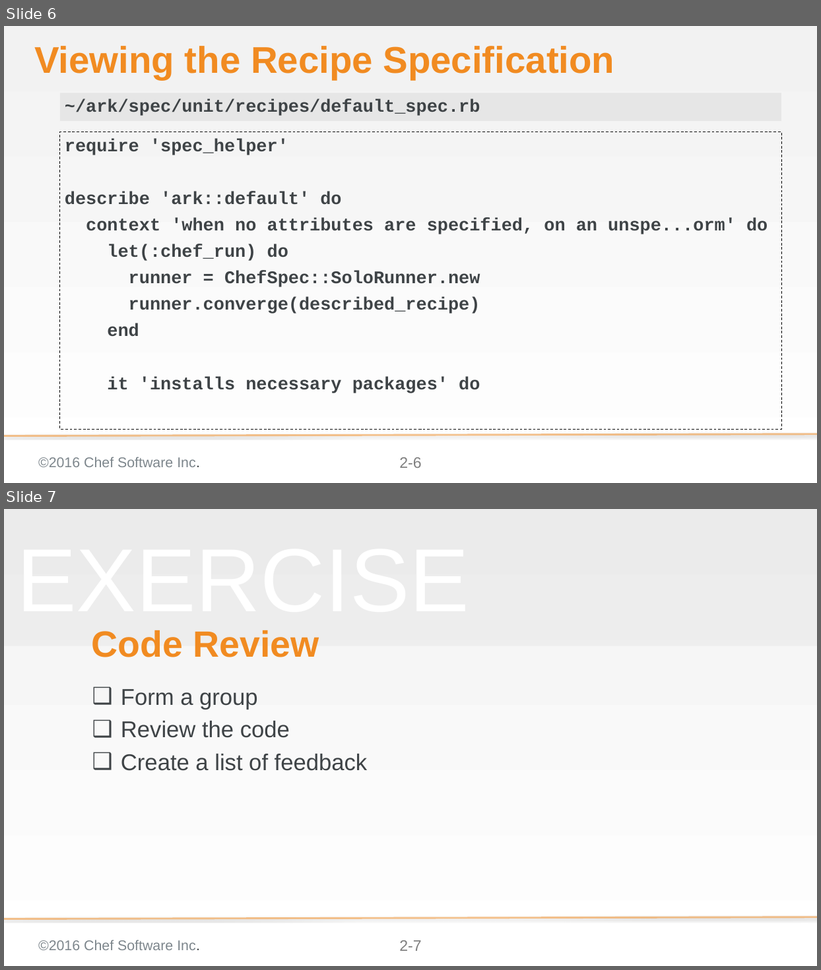
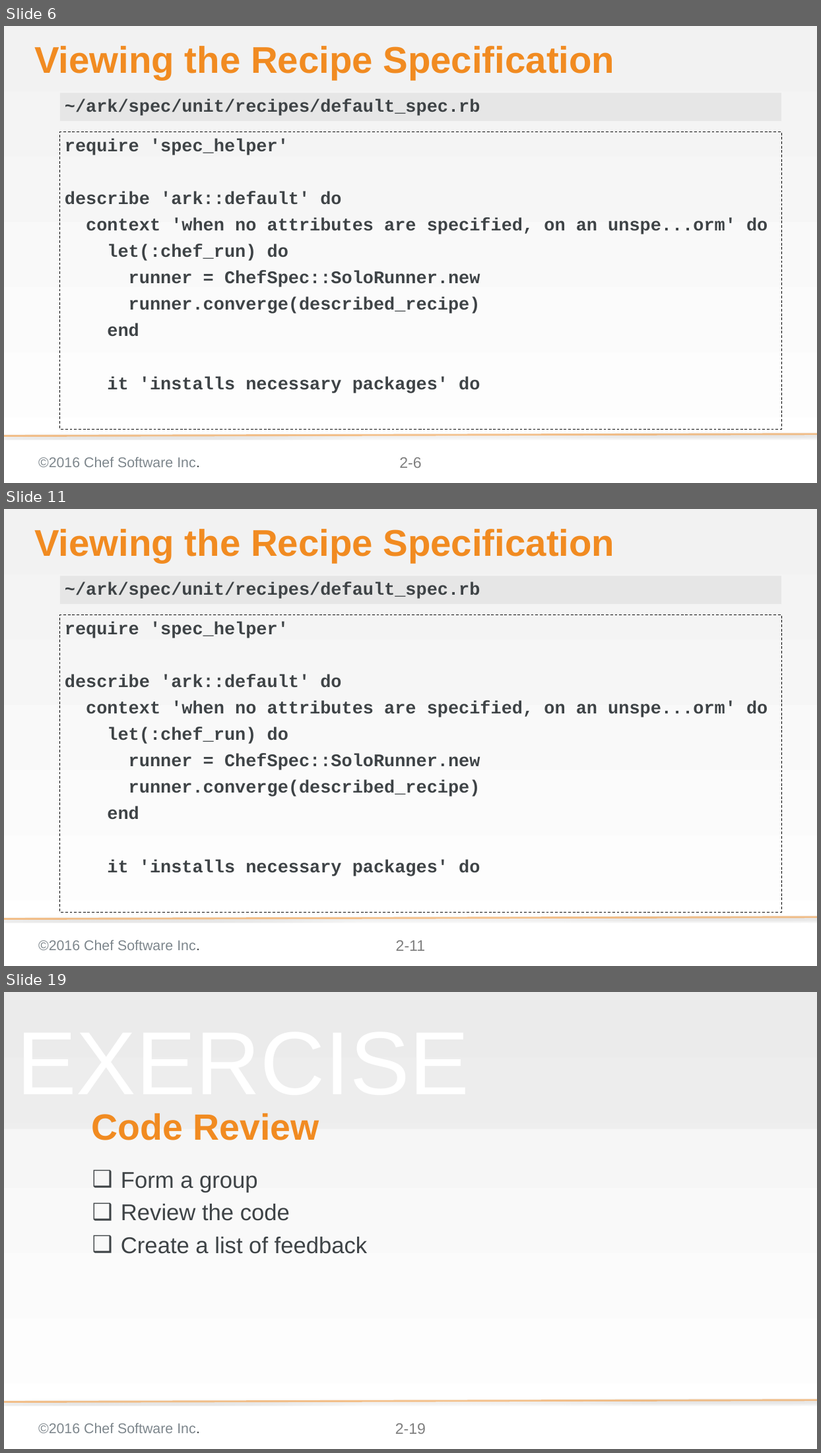
Before and after one commit to chef-training/elegant_tests, a slide deck: 02-code_review.pptx. Shown one above the other, each under a label of ours: slides 6 and 7 before the commit, slides 6, 11 and 19 after it; the slides between them are not shown. The pictures are 821x970 and 821x1453 pixels, drawn with LibreOffice and Linux fonts; fonts in the diff are those of the drawing; background and template pictures are left out. Boxes give left, top, right and bottom in pixels: in the first picture for what was removed or moved away, otherwise in the second. Text is boxed around its words. In the diff, an @@ line names an element or a change of style, - is before the commit and + after.

```diff
--- a/02-code_review.pptx
+++ b/02-code_review.pptx
@@ slide 11 added at bbox=[4, 509, 817, 966], background gradient #F2F2F2 to #FFFFFF; not listed: 3 template elements that a slide beside it also shows @@
@@ title added at bbox=[34, 529, 614, 563], 58.7 pt, text #F18B21, bold @@
+Viewing the Recipe Specification
@@ text added at bbox=[60, 576, 781, 604], fill #D9D9D9 at 50% opacity, 28 pt, text #3E4346, bold @@
+~/ark/spec/unit/recipes/default_spec.rb
@@ text added at bbox=[60, 615, 781, 912], outline #000000 1 pt dashed, 28 pt, text #3E4346, bold @@
+require 'spec_helper'
+describe 'ark::default' do
+context 'when no attributes are specified, on an unspe...orm' do
+let(:chef_run) do
+runner = ChefSpec::SoloRunner.new
+runner.converge(described_recipe)
+end
+it 'installs necessary packages' do
@@ what was slide 7 is now slide 19 @@
@@ page number at bbox=[395, 1424, 426, 1434]: text changed @@
-2-7
+2-19
```
Also in this commit, not shown: 2 slides changed, 11 other slides added.
